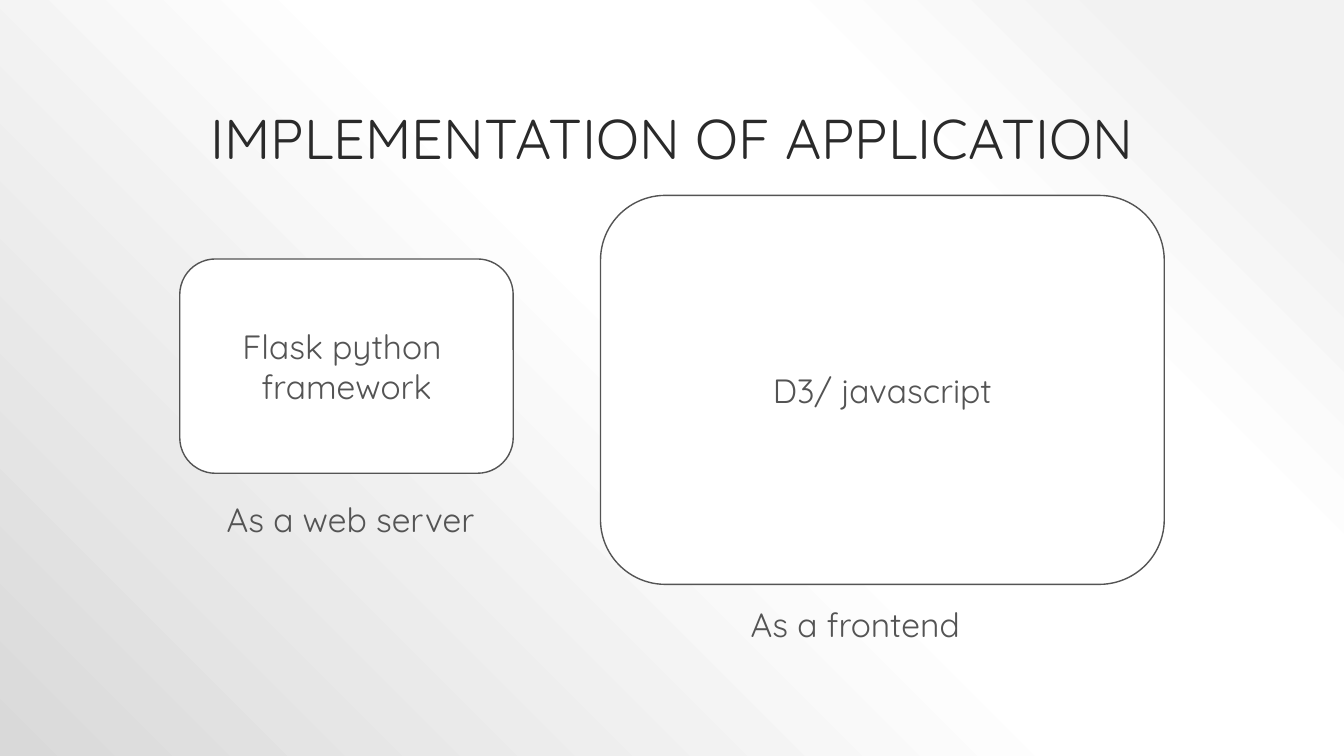
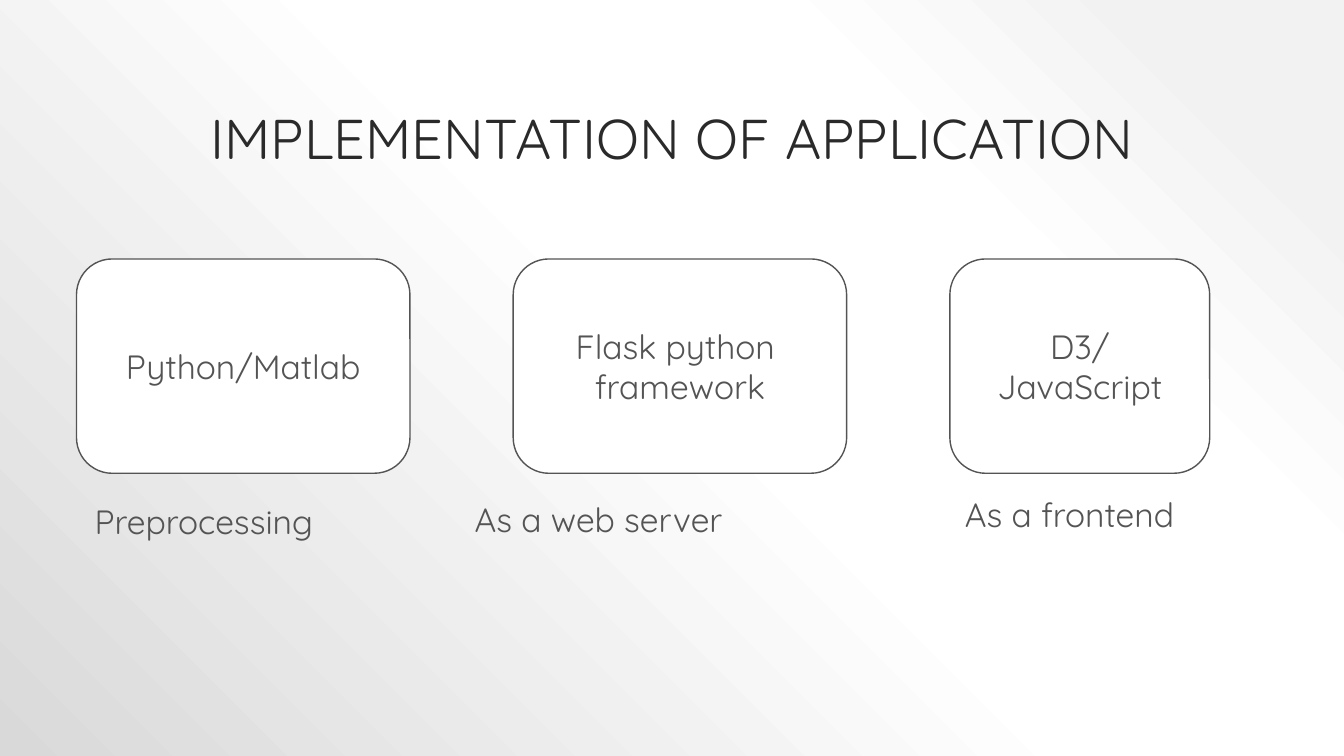
Before and after one commit to sg4g17/Cycle-to-Work, a slide deck: slide 9 of Predictors for the ratio of dollar and pound.pptx. Drawn at 1344x756 pixels with LibreOffice and Linux fonts; fonts in the diff are those of the drawing. Boxes give left, top, right and bottom in pixels: in the first picture for what was removed or moved away, otherwise in the second. Text is boxed around its words. In the diff, an @@ line names an element or a change of style, - is before the commit and + after.

```diff
--- a/Predictors for the ratio of dollar and pound.pptx
+++ b/Predictors for the ratio of dollar and pound.pptx
@@ rounded rectangle added at (77,259,410,474), fill #FFFFFF, outline #545454 1 pt, 24 pt, text #545454 @@
+Python/Matlab
@@ rounded rectangle "Flask python": place and size @@
-rounded rectangle "Flask python" at (179,259,513,474)
+rounded rectangle "Flask python" at (513,259,847,474)
@@ rounded rectangle "D3/ JavaScript": place and size @@
-rounded rectangle "D3/ JavaScript" at (601,196,1165,585)
+rounded rectangle "D3/ JavaScript" at (950,259,1210,474)
@@ text in rounded rectangle at (997,332,1162,406): text changed @@
-D3/ javascript
+D3/ JavaScript
@@ text "As a web server": place and size @@
-text "As a web server" at (227,507,474,533)
+text "As a web server" at (475,507,722,533)
@@ text "As a frontend": place and size @@
-text "As a frontend" at (751,612,960,638)
+text "As a frontend" at (965,502,1174,528)
@@ text added at (95,510,313,541), 24 pt, text #545454 @@
+Preprocessing
```
Also in this commit, not shown: 7 other slides changed.
